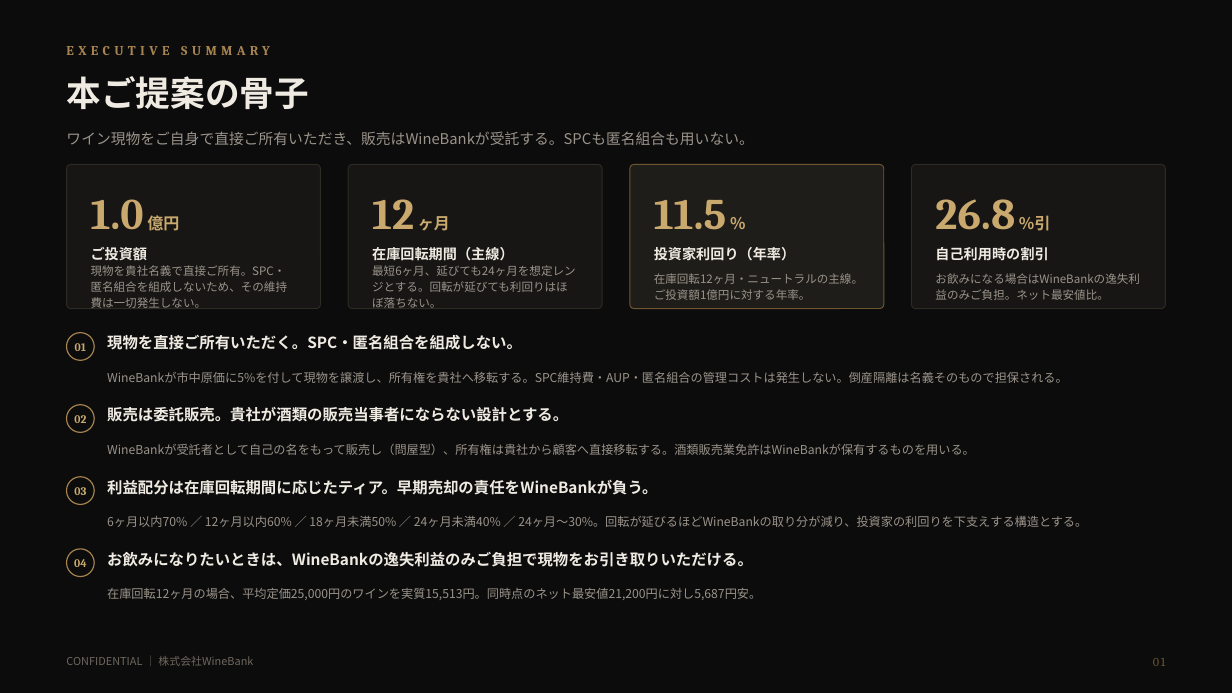
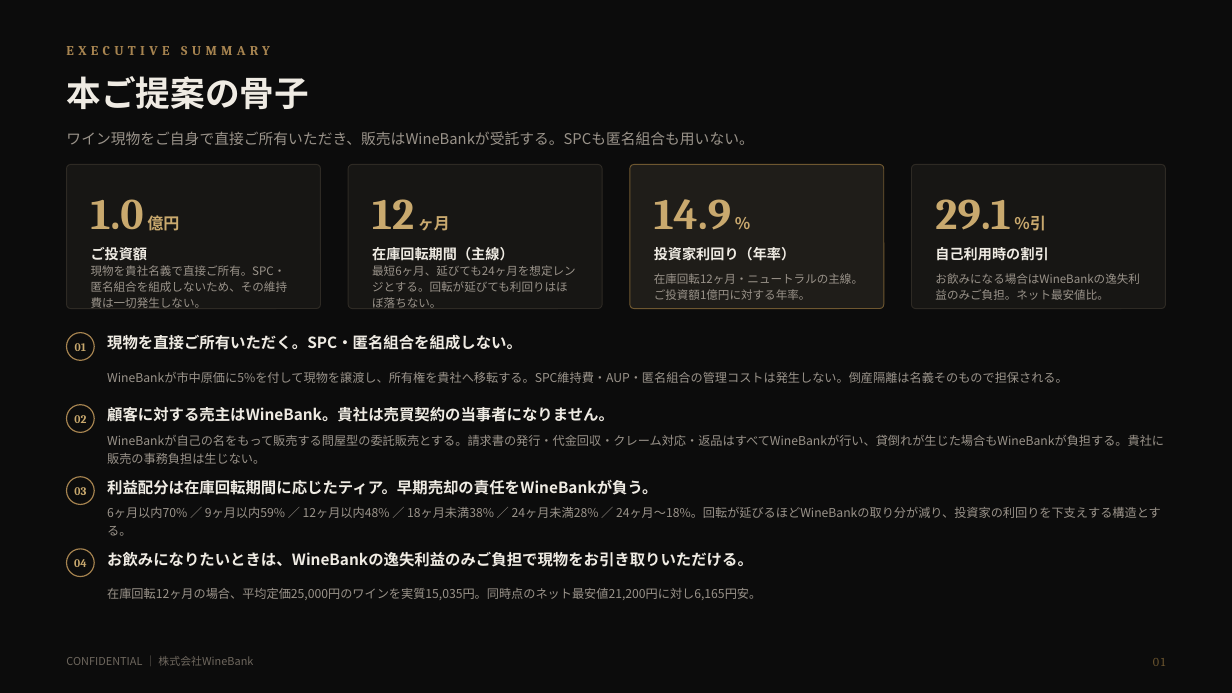
Before and after one commit to nakano-winebank/wine-auction, a slide deck: slide 2 of docs/wine-fund/WineBank_ワイン現物投資のご提案_倉持案_直接所有委託販売_1億円_20260820.pptx. Drawn at 1232x693 pixels with LibreOffice and Linux fonts; fonts in the diff are those of the drawing. Boxes give left, top, right and bottom in pixels: in the first picture for what was removed or moved away, otherwise in the second. Text is boxed around its words. In the diff, an @@ line names an element or a change of style, - is before the commit and + after.

Commit message:
倉持案v2：配分ティアを主線14.9%に組み直し、顧客への売主をWineBankに明記
【1】配分ティアの組み直し
主線（在庫回転12ヶ月）で投資家利回り15%弱とするため、12ヶ月の段を60%→48%に
引き下げた。12ヶ月の段だけを動かすと「12ヶ月以内48% < 18ヶ月未満50%」となり
回転が遅いほどWineBankの取り分が増える逆転が起きるため、ラダー全体を組み直した。

  70 / 60 / 50 / 40 / 30  →  70 / 59 / 48 / 38 / 28 / 18

9ヶ月の段を新設したのは、6ヶ月70%から12ヶ月48%へ一段で落とすと境界の段差が
22ポイントとなり、境界直前に値引きしてでも売り切る誘因が強くなりすぎるため。
段を挟むことで最大段差は11ポイントに収まる。

結果、投資家利回り（年率）は回転6〜36ヶ月で11.4〜15.4%となり、20%超過も
10%割れも生じない。主線12ヶ月は11.5%→14.9%。

これに伴い、値上がり前提の位置づけが変わった。投資家の取り分が増えたことで
横ばい（0%）でも主線で11.1%を確保するため、値上がりは10%確保の前提条件では
なくなった。10%を割る唯一の経路は値引き販売となる。値上がりページ・下振れページ・
リスクページ・まとめページの記述を実態に合わせて書き直した。

【2】顧客に対する売主をWineBankに明記
投資家が売買契約の当事者になると事務負担と回収リスクを負うため、問屋型の
委託販売として売主をWineBankとすることを資料上で明確にした。請求書発行・
代金回収・クレーム対応・返品はWineBankが行い、貸倒れもWineBankが負担する。
スキーム図・v1比較表・委託販売ページ・リスクページ・ご投資条件・まとめに反映。
委託販売では税務上の売上が委託者に立つため、消費税の取扱いを要確認事項に追加した。

全22枚をレンダリングして目視確認し、列幅の合計とティアの単調性を機械検証した。

```diff
--- a/docs/wine-fund/WineBank_ワイン現物投資のご提案_倉持案_直接所有委託販売_1億円_20260820.pptx
+++ b/docs/wine-fund/WineBank_ワイン現物投資のご提案_倉持案_直接所有委託販売_1億円_20260820.pptx
@@ text at (x1=654, y1=199, x2=731, y2=230): text changed @@
-11.5 %
+14.9 %
@@ text at (x1=935, y1=199, x2=1045, y2=231): text changed @@
-26.8 %引
+29.1 %引
@@ text at (x1=107, y1=407, x2=614, y2=422): text changed @@
-販売は委託販売。貴社が酒類の販売当事者にならない設計とする。
+顧客に対する売主はWineBank。貴社は売買契約の当事者になりません。
@@ text at (x1=107, y1=435, x2=1164, y2=464): text changed @@
-WineBankが受託者として自己の名をもって販売し（問屋型）、所有権は貴社から顧客へ直接移転する。酒類販売業免許はWineBankが保有するものを用いる。
+WineBankが自己の名をもって販売する問屋型の委託販売とする。請求書の発行・代金回収・クレーム対応・返品はすべてWineBankが行い、貸倒れが生じた場合もWineBankが負担する。貴社に販売の事務負担は生じない。
@@ text at (x1=107, y1=507, x2=1161, y2=518): text changed @@
-6ヶ月以内70% ／ 12ヶ月以内60% ／ 18ヶ月未満50% ／ 24ヶ月未満40% ／ 24ヶ月〜30%。回転が延びるほどWineBankの取り分が減り、投資家の利回りを下支えする構造とする。
+6ヶ月以内70% ／ 9ヶ月以内59% ／ 12ヶ月以内48% ／ 18ヶ月未満38% ／ 24ヶ月未満28% ／ 24ヶ月〜18%。回転が延びるほどWineBankの取り分が減り、投資家の利回りを下支えする構造とする。
@@ text at (x1=107, y1=588, x2=761, y2=600): text changed @@
-在庫回転12ヶ月の場合、平均定価25,000円のワインを実質15,513円。同時点のネット最安値21,200円に対し5,687円安。
+在庫回転12ヶ月の場合、平均定価25,000円のワインを実質15,035円。同時点のネット最安値21,200円に対し6,165円安。
```
Also in this commit, not shown: 12 other slides changed, 4 other files.
